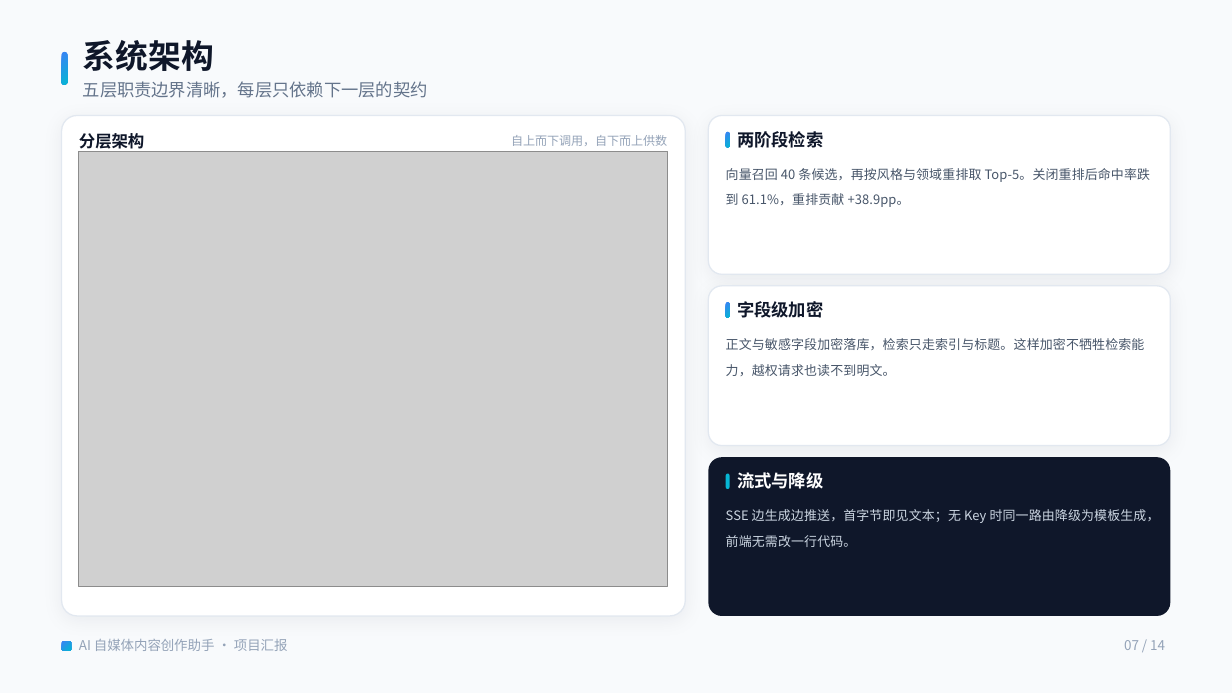
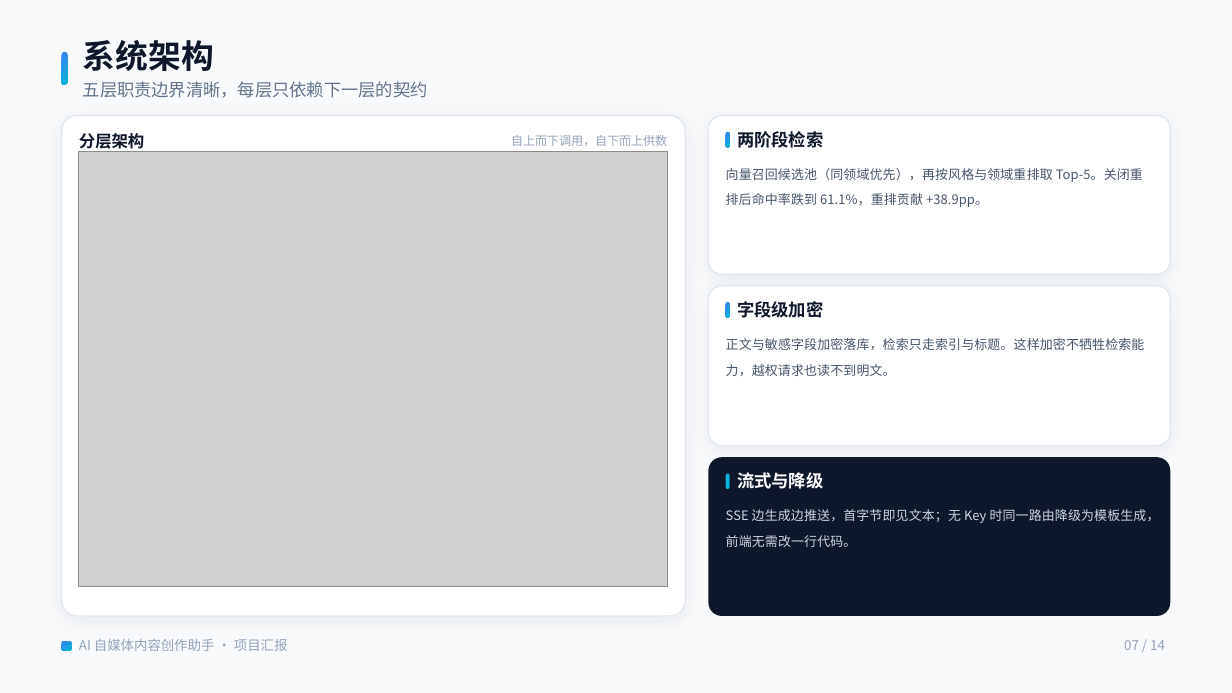
Before and after one commit to zzzjn-1/ai-media, a slide deck: slide 7 of 项目汇报/AI自媒体内容创作助手项目汇报.pptx. Drawn at 1232x693 pixels with LibreOffice and Linux fonts; fonts in the diff are those of the drawing; grey boxes stand for pictures. Boxes give left, top, right and bottom in pixels: in the first picture for what was removed or moved away, otherwise in the second. Text is boxed around its words. In the diff, an @@ line names an element or a change of style, - is before the commit and + after.

Commit message:
docs(汇报): PPT 同步 V2.1（接口/步数/难点/下一步）+ 修 SVG 中文缺字
- 事实同步：接口 19→21（P05 规模条、P07 架构接口层「21 路由 / 22 方法」、P04 闭环脚注）、
  端到端 11→12 步、里程碑末节点延至 10-27 并补「选题与恢复」
- 叙事更新：P12 迭代次数 3→4（哈希向量退出粗排）；P07 检索卡改为「向量召回候选池（同领域优先）」；
  P13 难点③并入「评测集漂移」（gold id 是库快照 → 0% 假故障，重建后 180/180）；
  P13 下一步第三张卡由「BGE 向量权重接入」改为「先换语料，再谈向量」
- 渲染修复：6 页内联 SVG 的 117 个 <text> 补 font-family —— 时间轴/架构图/闭环图/漏斗图
  此前转图后中文全是方块（豆腐块），现已正常
- 出片管道：改用 slidep create + upsert-dsl 逐页 append 重建（build_deck.py 是 edsdk 回退路径，
  逐 shape 落盘会导致副标题压表头），成品 14 页 4.2MB
- .gitignore：忽略临时构建件 _deck*.pptx 与 ops_dump.json

```diff
--- a/项目汇报/AI自媒体内容创作助手项目汇报.pptx
+++ b/项目汇报/AI自媒体内容创作助手项目汇报.pptx
@@ text at (726,168,1143,207): text changed; size 10.2 to 10.1 pt @@
-向量召回 40 条候选，再按风格与领域重排取 Top-5。关闭重排后命中率跌到 61.1%，重排贡献 +38.9pp。
+向量召回候选池（同领域优先），再按风格与领域重排取 Top-5。关闭重排后命中率跌到 61.1%，重排贡献 +38.9pp。
```
Also in this commit, not shown: 6 other slides changed, 12 other files.
